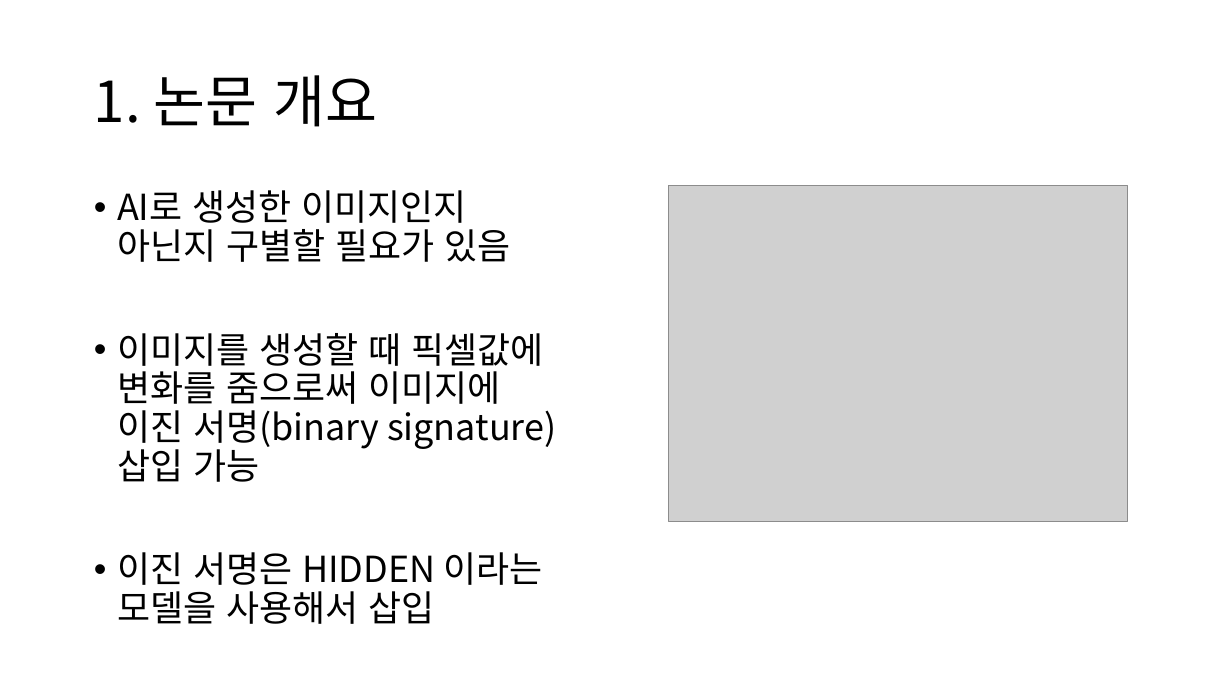
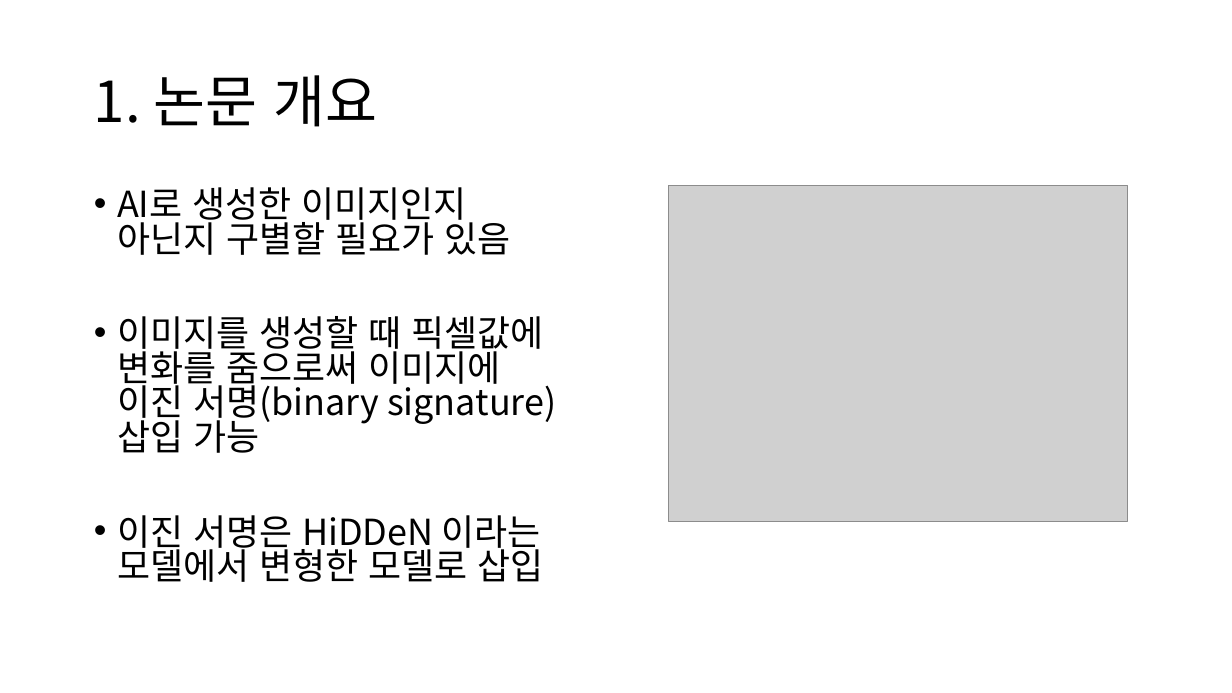
Before and after one commit to chroion/paper-review, a slide deck: slide 2 of The Stable Signature Rooting Watermarks in Latent Diffusion Models/Rooting Watermarks in Latent Diffusion Models.pptx. Drawn at 1232x693 pixels with LibreOffice and Linux fonts; fonts in the diff are those of the drawing; grey boxes stand for pictures. Boxes give left, top, right and bottom in pixels: in the first picture for what was removed or moved away, otherwise in the second. Text is boxed around its words. In the diff, an @@ line names an element or a change of style, - is before the commit and + after.

```diff
--- a/The Stable Signature Rooting Watermarks in Latent Diffusion Models/Rooting Watermarks in Latent Diffusion Models.pptx
+++ b/The Stable Signature Rooting Watermarks in Latent Diffusion Models/Rooting Watermarks in Latent Diffusion Models.pptx
@@ text at <box>117,187,556,453</box>: line spacing 0.9 to 0.8 @@
@@ text at <box>117,515,543,582</box>: text changed @@
-• 이진 서명은 HIDDEN 이라는 모델을 사용해서 삽입
+• 이진 서명은 HiDDeN 이라는 모델에서 변형한 모델로 삽입
```
Also in this commit, not shown: 2 other slides changed, 4 slides added, 3 other files.
